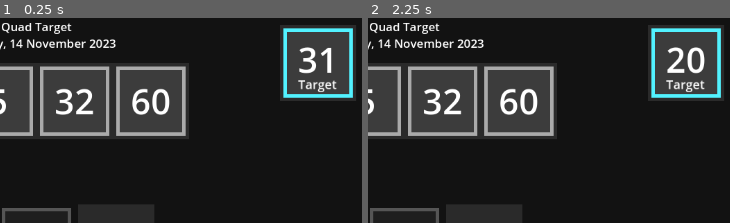
Above: before the commit, frames 1-2 (left to right).
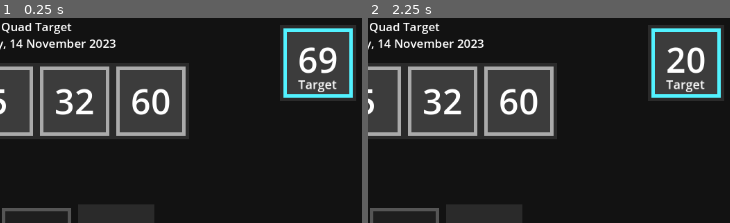
Above: after the commit, the same moments.

Repository: PeckyChicken/four-numbers
Game: Godot game, scene res://main.tscn
Same seed, same stepped clock (60 frames per second), same inputs: the game is played once before the commit and once after it.
Inputs:
- Up to frame 1 (0.25 s): no input
- Up to frame 2 (2.25 s): click "Hard Mode" at 0.5 s; click "Easy Mode" at 1.25 s; click "Hard Mode" at 2 s
The pictures show only the part of the screen within x 50-100%, y 0-50%; the shares and areas given below are measured in that part.

The runs differ from the first frame. In frame 1, 0.7% of the frame differs, in the area x 82-94%, y 14-28%; in frame 2, nothing differs.

Commit message:
FEATURE: Hard Mode puzzles are now guaranteed to only be solvable with a multiplication

Diff:
--- a/target.gd
+++ b/target.gd
@@ -45,6 +45,72 @@
 	numbers.sort()
 	return numbers
 
+func _get_permutations(arr: Array) -> Array:
+	var result: Array = []
+	if arr.size() == 0:
+		return [[]]
+	for i in range(arr.size()):
+		var elem = arr[i]
+		var rest = arr.duplicate()
+		rest.remove_at(i)
+		for p in _get_permutations(rest):
+			result.append([elem] + p)
+	return result
+
+
+func get_all_subarrays(arr: Array) -> Array[Array]:
+	var all: Array[Array] = [[]]  # include empty array
+	var n = arr.size()
+
+	# generate all subsets
+	for mask in range(1, 1 << n):
+		var subset: Array = []
+		for j in range(n):
+			if mask & (1 << j):
+				subset.append(arr[j])
+		# for each subset, add all permutations
+		for p in _get_permutations(subset):
+			all.append(p)
+
+	return all
+
+func get_all_choices(arr: Array, k: int) -> Array[Array]:
+	var choices: Array[Array] = []
+	var n: int = arr.size()
+	var total: int = int(pow(n, k))  # total number of choices
+
+	for index in range(total):
+		var choice: Array = []
+		var num = index
+		for _i in range(k):
+			var digit = num % n
+			choice.insert(0, arr[digit])  # build from rightmost position
+			@warning_ignore("integer_division")
+			num = num / n
+		choices.append(choice)
+
+	return choices
+
+func is_possible(numbers:Array[int],ops:Array[String],target:int) -> bool:
+
+	var combinations = get_all_subarrays(numbers)
+	for combination in combinations:
+		if len(combination) <= 2: #Already checked for
+			continue
+		var operation_combinations = get_all_choices(ops,len(combination)-1)
+
+		for op_comb in operation_combinations:
+			var expression = ""
+			for index in range(len(op_comb)):
+				expression += str(combination[index]) + op_comb[index]
+			expression += str(combination.back())
+			var parser: Expression = Expression.new()
+			parser.parse(expression)
+			if parser.execute() == target:
+				return true
+
+	return false
+
 func evaluate_op(num1:float,num2:float,op:String) -> float:
 	assert(op in OPS,"Operator %s is not recognised. Valid operators are %s" % [op,", ".join(OPS)])
 	if op == "+":
@@ -74,7 +140,7 @@
 	var start = true
 
 	seed(puzzle_seed)
-	while start or target in numbers or target_range.x > target or target_range.y < target or check_one_operation(numbers,target):
+	while start or target in numbers or target_range.x > target or target_range.y < target or check_one_operation(numbers,target) or (root.difficulty == 1 and is_possible(numbers,["+","-"],target)):
 		if attempts >= 50:
 			return -1
 		attempts += 1
Not shown, changed: index.html
Not shown, changed: index.pck
